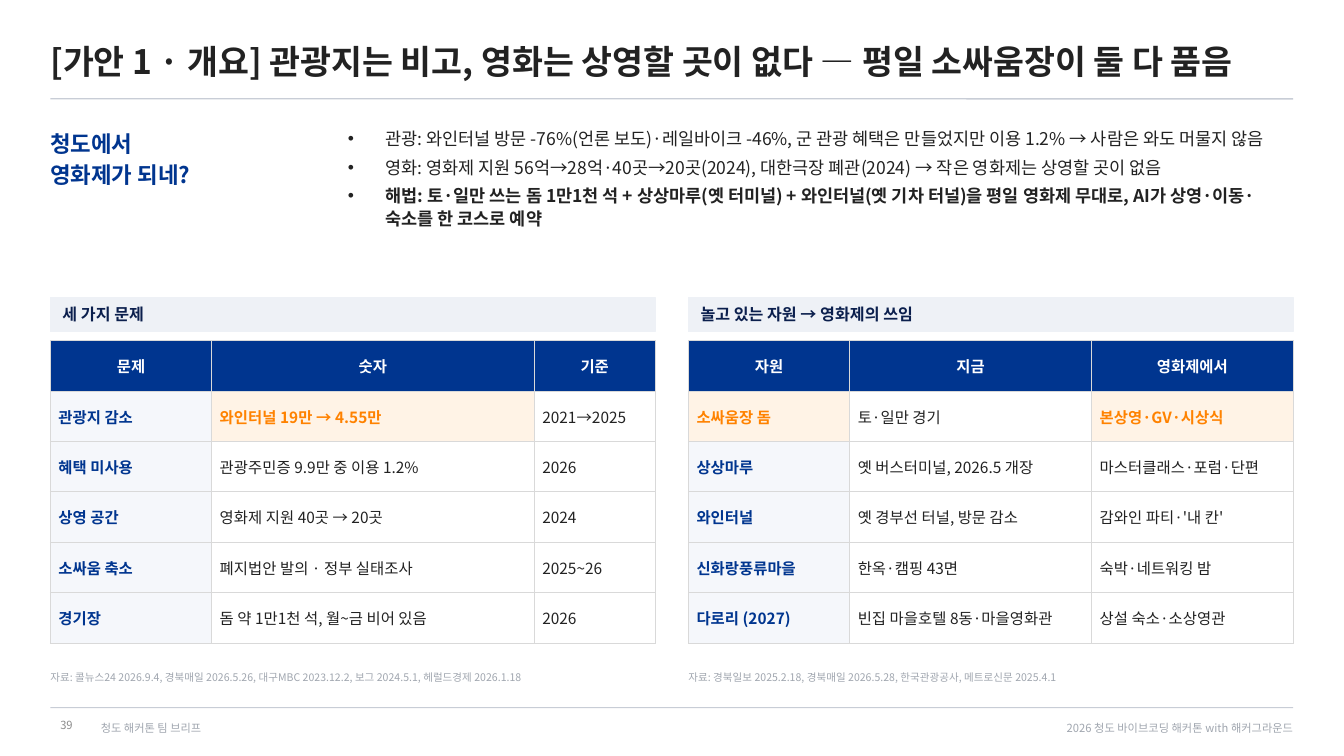
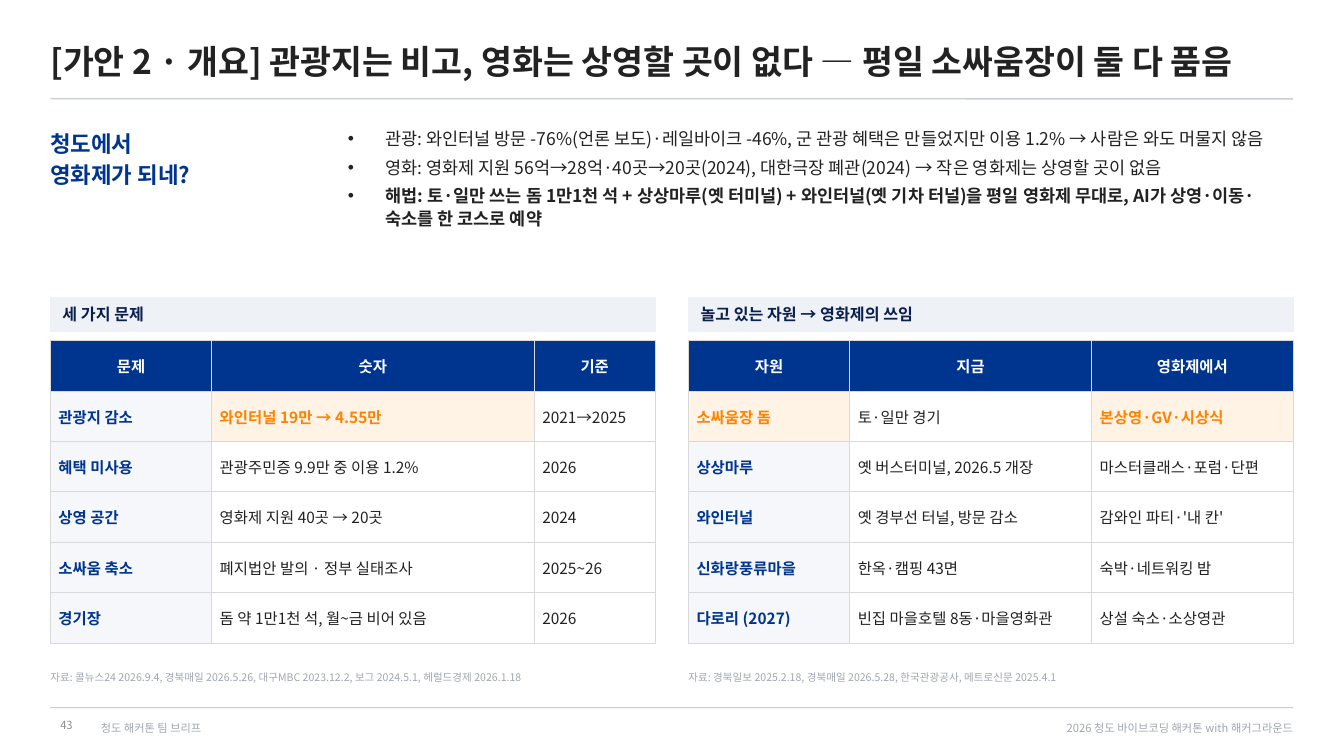
Before and after one commit to fordgril307-wq/Cheongdo_Hackathon, a slide deck: slide 43 of docs/team-brief/청도해커톤_팀브리프.pptx (slide 39 before the commit). Drawn at 1344x756 pixels with LibreOffice and Linux fonts; fonts in the diff are those of the drawing. Boxes give left, top, right and bottom in pixels: in the first picture for what was removed or moved away, otherwise in the second. Text is boxed around its words. In the diff, an @@ line names an element or a change of style, - is before the commit and + after.

```diff
--- a/docs/team-brief/청도해커톤_팀브리프.pptx
+++ b/docs/team-brief/청도해커톤_팀브리프.pptx
@@ title at (x1=50, y1=45, x2=1233, y2=81): text changed @@
-[가안 1 · 개요] 관광지는 비고, 영화는 상영할 곳이 없다 — 평일 소싸움장이 둘 다 품음
+[가안 2 · 개요] 관광지는 비고, 영화는 상영할 곳이 없다 — 평일 소싸움장이 둘 다 품음
@@ page number at (x1=60, y1=721, x2=72, y2=729): text changed @@
-39
+43
```
Also in this commit, not shown: 20 other slides changed, 4 slides added, 3 other files.
